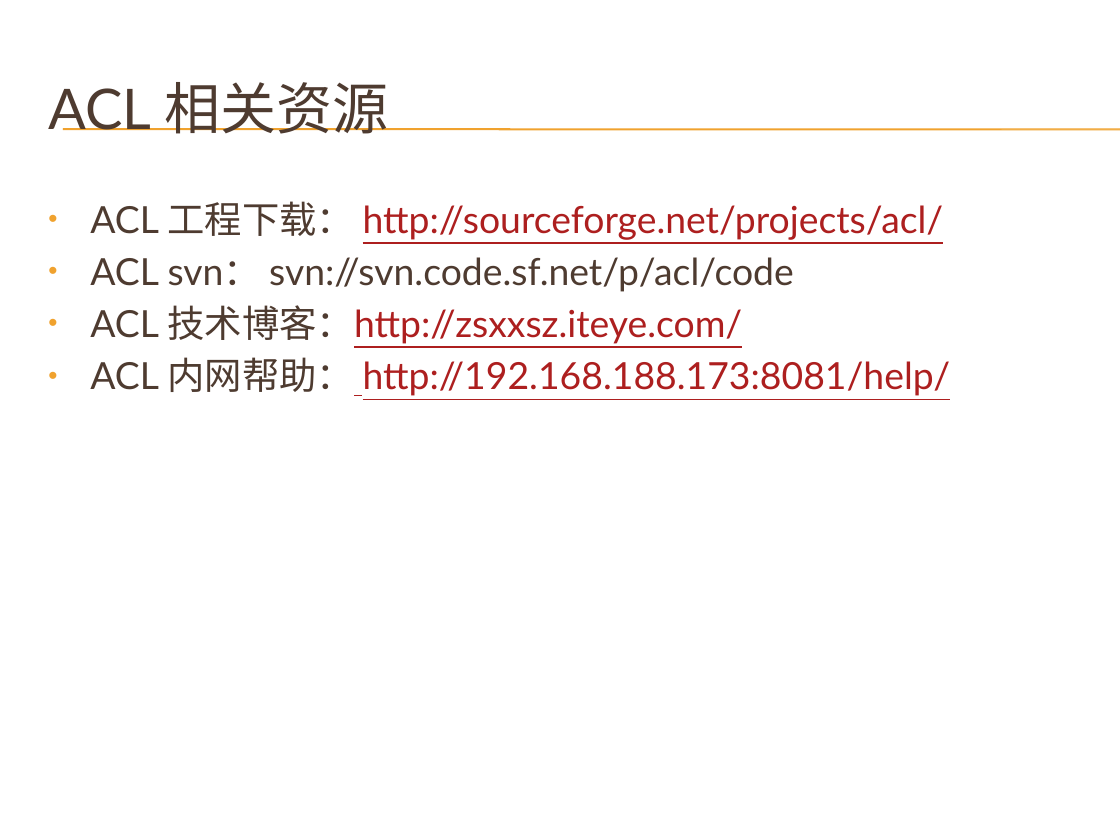
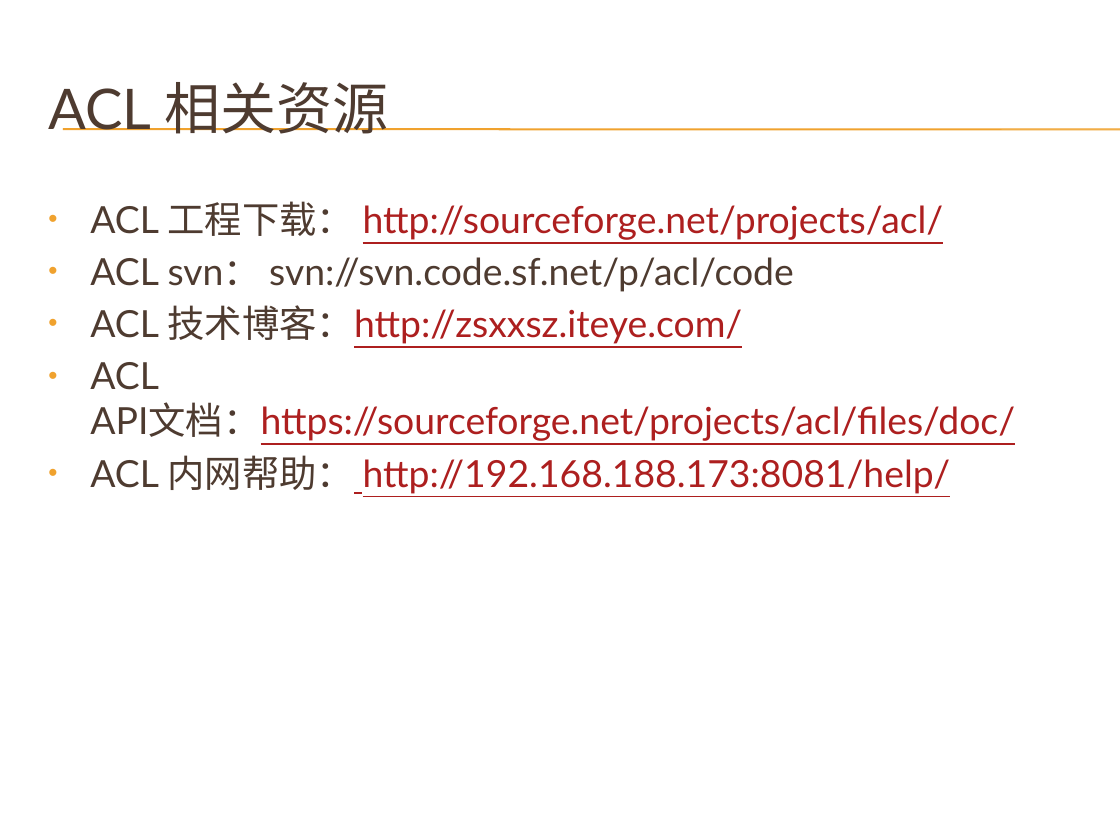
Before and after one commit to cnsuhao/developkit-acl, a slide deck: slide 25 of doc/acl.pptx. Drawn at 1120x840 pixels with LibreOffice and Linux fonts; fonts in the diff are those of the drawing; background and template pictures are left out. Boxes give left, top, right and bottom in pixels: in the first picture for what was removed or moved away, otherwise in the second. Text is boxed around its words. In the diff, an @@ line names an element or a change of style, - is before the commit and + after.

```diff
--- a/doc/acl.pptx
+++ b/doc/acl.pptx
@@ text at [90, 362, 1015, 441]: paragraph added @@
+• ACL API文档：https://sourceforge.net/projects/acl/files/doc/
```
